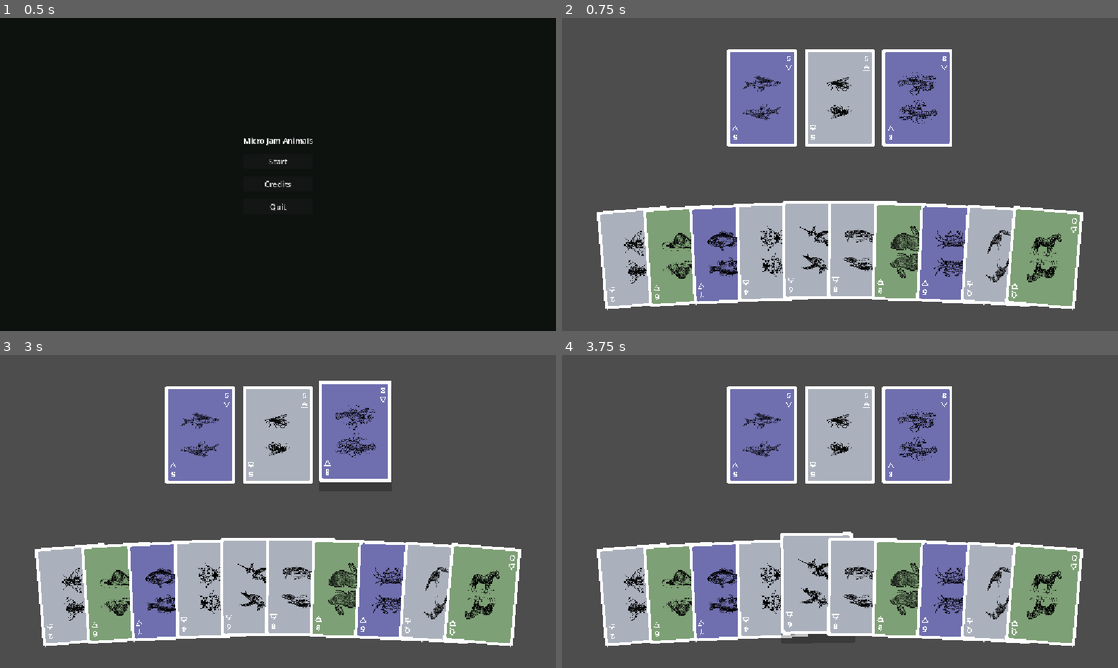
Above: before the commit, frames 1-4 (two rows, left to right).
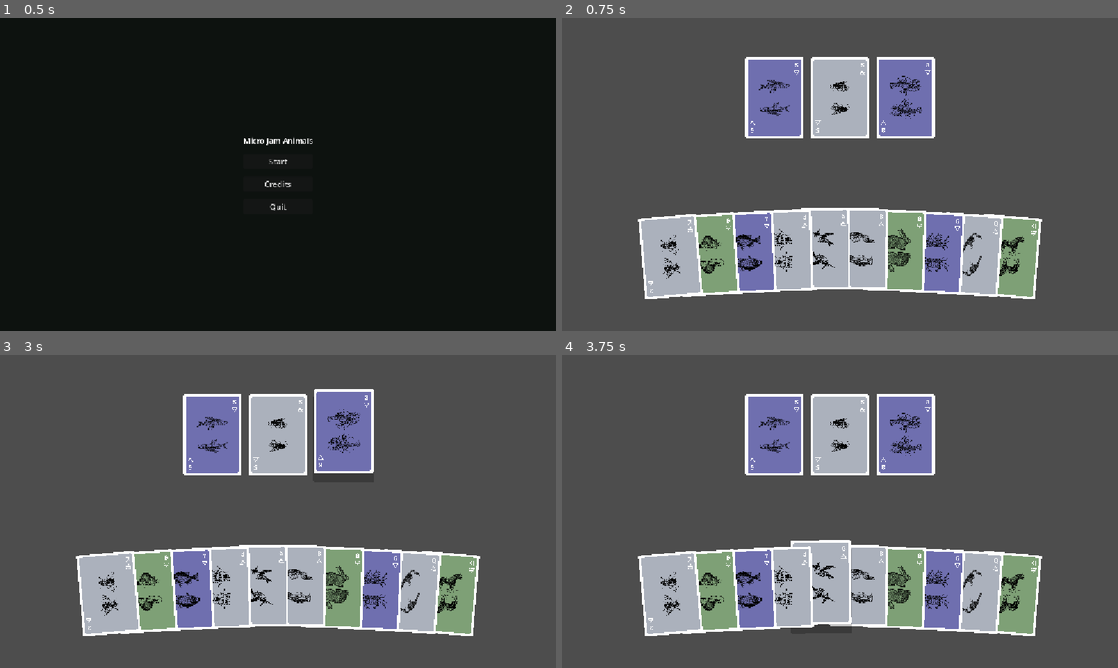
Above: after the commit, the same moments.

Repository: Chipi-Chapa-Corp/micro-jam-animals
Game: Godot game, scene res://scenes/main-menu/scene.tscn
The game is run twice, just before and just after one commit, with the same random seed, the same clock (stepped at 60 frames per second) and the same inputs.
Inputs (mouse positions are in pixels of both pictures, inside the frame that each line leads up to):
- Up to frame 1 (0.5 s): no input
- Up to frame 2 (0.75 s): click "Start" at 0.5 s
- Up to frame 3 (3 s): tap Enter at 1.25, 2.75 s; move the mouse to (400, 495) at 1.27 s; tap Space at 2 s; move the mouse to (166, 527) at 2.02 s; move the mouse to (333, 442) at 2.77 s
- Up to frame 4 (3.75 s): tap Space at 3.5 s; move the mouse to (812, 574) at 3.52 s

Frame 1 is identical in both runs. In frame 2, 26% of the frame differs, in the area x 6-94%, y 10-94%; in frame 3, 26%, in the area x 6-94%, y 8-94%; in frame 4, 26%.

Commit message:
fix: hand deck direction

Diff:
--- a/scenes/card/scene.tscn
+++ b/scenes/card/scene.tscn
@@ -4,11 +4,11 @@
 [ext_resource type="Texture2D" path="res://assets/prey_air_4.png" id="2_card_art"]
 
 [node name="Card" type="Control"]
-custom_minimum_size = Vector2(145, 203)
+custom_minimum_size = Vector2(120, 168)
 layout_mode = 3
 anchors_preset = 0
-offset_right = 145.0
-offset_bottom = 203.0
+offset_right = 120.0
+offset_bottom = 168.0
 script = ExtResource("1_card")
 
 [node name="Shadow" type="TextureRect" parent="."]
--- a/scenes/player_hand_deck/scene.tscn
+++ b/scenes/player_hand_deck/scene.tscn
@@ -3,6 +3,6 @@
 [ext_resource type="Script" path="res://scenes/player_hand_deck/script.gd" id="1_player_hand_deck"]
 
 [node name="PlayerHandDeck" type="Control"]
-custom_minimum_size = Vector2(1040, 250)
+custom_minimum_size = Vector2(860, 220)
 layout_mode = 2
 script = ExtResource("1_player_hand_deck")
--- a/scenes/player_hand_deck/script.gd
+++ b/scenes/player_hand_deck/script.gd
@@ -3,8 +3,8 @@
 
 const CARD_SCENE: PackedScene = preload("res://scenes/card/scene.tscn")
 const CARD_KIND: String = "prey"
-const CARD_SIZE: Vector2 = Vector2(145.0, 203.0)
-const CARD_STEP: float = 94.0
+const CARD_SIZE: Vector2 = Vector2(120.0, 168.0)
+const CARD_STEP: float = 78.0
 const MAX_FAN_ROTATION_DEGREES: float = 5.0
 const MAX_FAN_DROP: float = 18.0
 const TOP_PADDING: float = 20.0
@@ -62,7 +62,7 @@
 		card.position = Vector2(start_x + (CARD_STEP * float(index)), TOP_PADDING + fan_drop)
 		card.pivot_offset = CARD_SIZE * 0.5
 		card.rotation_degrees = normalized_offset * MAX_FAN_ROTATION_DEGREES
-		card.z_index = index
+		card.z_index = card_count - index
 
 
 func _clear_cards() -> void:
